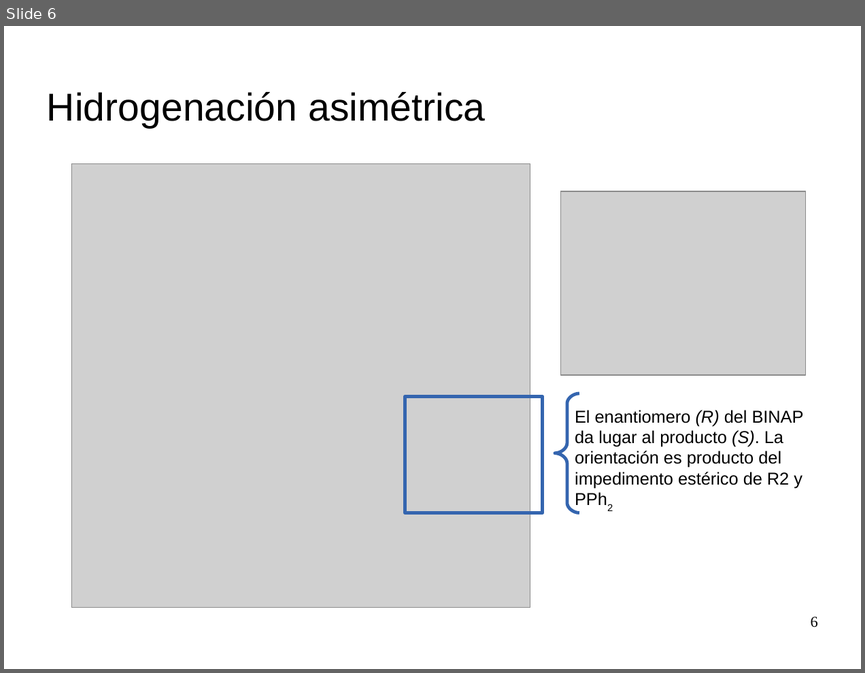
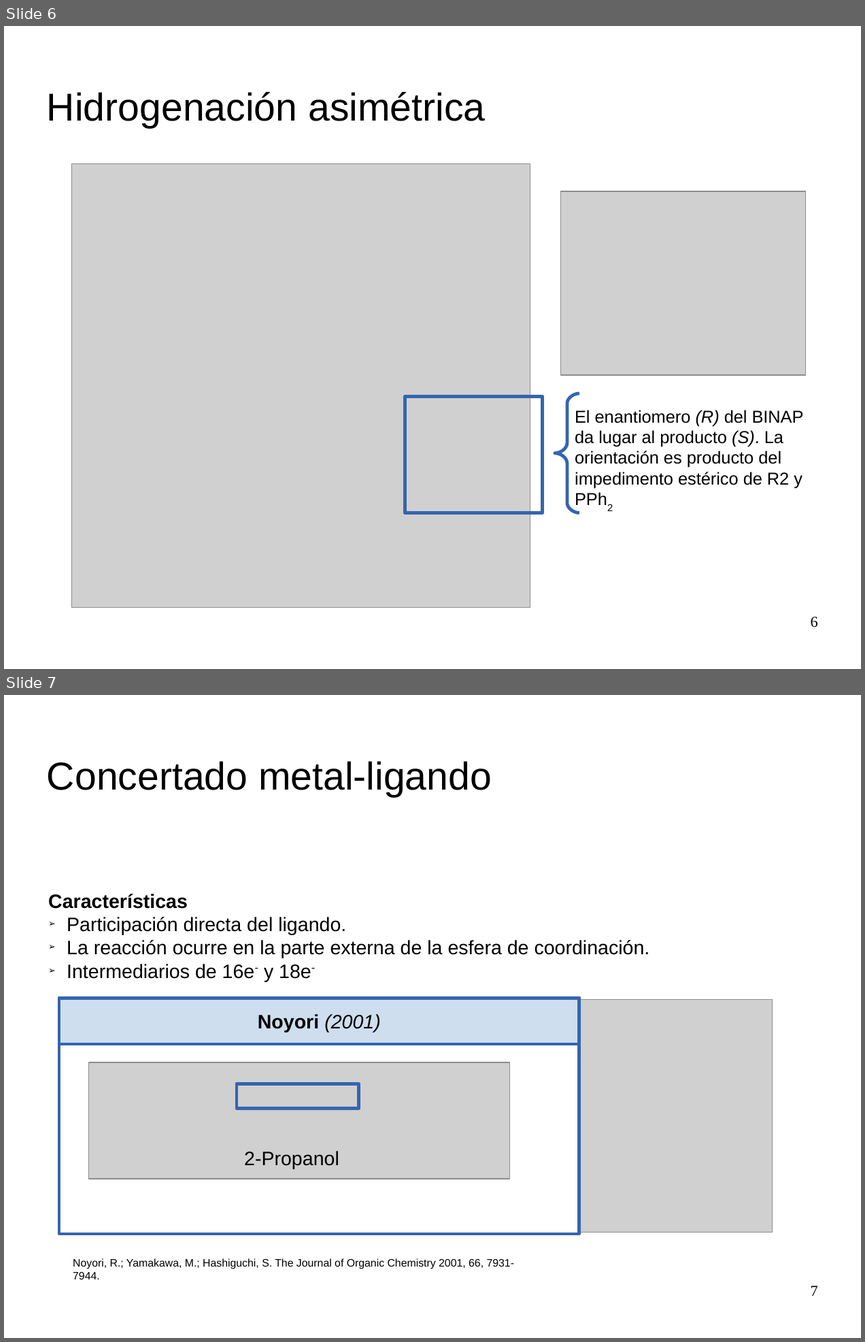
Before and after one commit to jsbarbosa/study-happiness, a slide deck: Lab Q. Avanzada/Inorganica/Seminario/presentacion.odp. Shown one above the other, each under a label of ours: slide 6 before the commit, slides 6 and 7 after it. The pictures are 865x673 and 865x1342 pixels, drawn with LibreOffice and Linux fonts; fonts in the diff are those of the drawing; grey boxes stand for pictures; background and template pictures are left out. Boxes give left, top, right and bottom in pixels: in the first picture for what was removed or moved away, otherwise in the second. Text is boxed around its words. In the diff, an @@ line names an element or a change of style, - is before the commit and + after.

```diff
--- a/Lab Q. Avanzada/Inorganica/Seminario/presentacion.odp
+++ b/Lab Q. Avanzada/Inorganica/Seminario/presentacion.odp
@@ slide 7 added at (4,695,861,1338), background picture (left out) @@
@@ title added at (47,761,492,797), 36 pt, text #000000 @@
+Concertado metal-ligando
@@ text added at (48,894,650,981), 18 pt, text #000000 @@
+Características
+➢ Participación directa del ligando.
+➢ La reacción ocurre en la parte externa de la esfera de coordinación.
+➢ Intermediarios de 16e- y 18e-
@@ rectangle added at (59,998,579,1234), outline #3465AF 3 pt @@
@@ rectangle added at (59,998,579,1044), fill #729FCF at 34% opacity, outline #3465AF 3 pt, 18 pt, text #000000, bold @@
+Noyori (2001)
@@ picture added at (579,999,772,1232) @@
@@ picture added at (89,1062,510,1178) @@
@@ rectangle added at (237,1084,358,1108), outline #3465AF 3 pt @@
@@ text added at (244,1151,339,1168), 18 pt, text #000000 @@
+2-Propanol
@@ text added at (73,1258,514,1279), 10 pt, text #000000 @@
+Noyori, R.; Yamakawa, M.; Hashiguchi, S. The Journal of Organic Chemistry 2001, 66, 7931-7944.
@@ page number added at (810,1285,818,1295), 14 pt, text #000000 @@
+7
```
Also in this commit, not shown: 2 other slides added, 4 slides removed, 13 other files.
